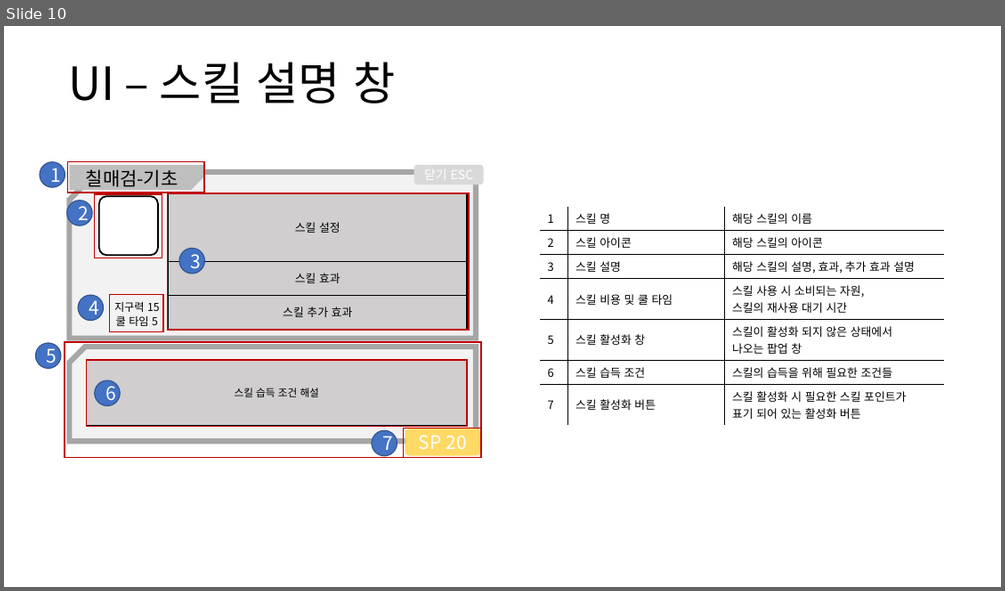
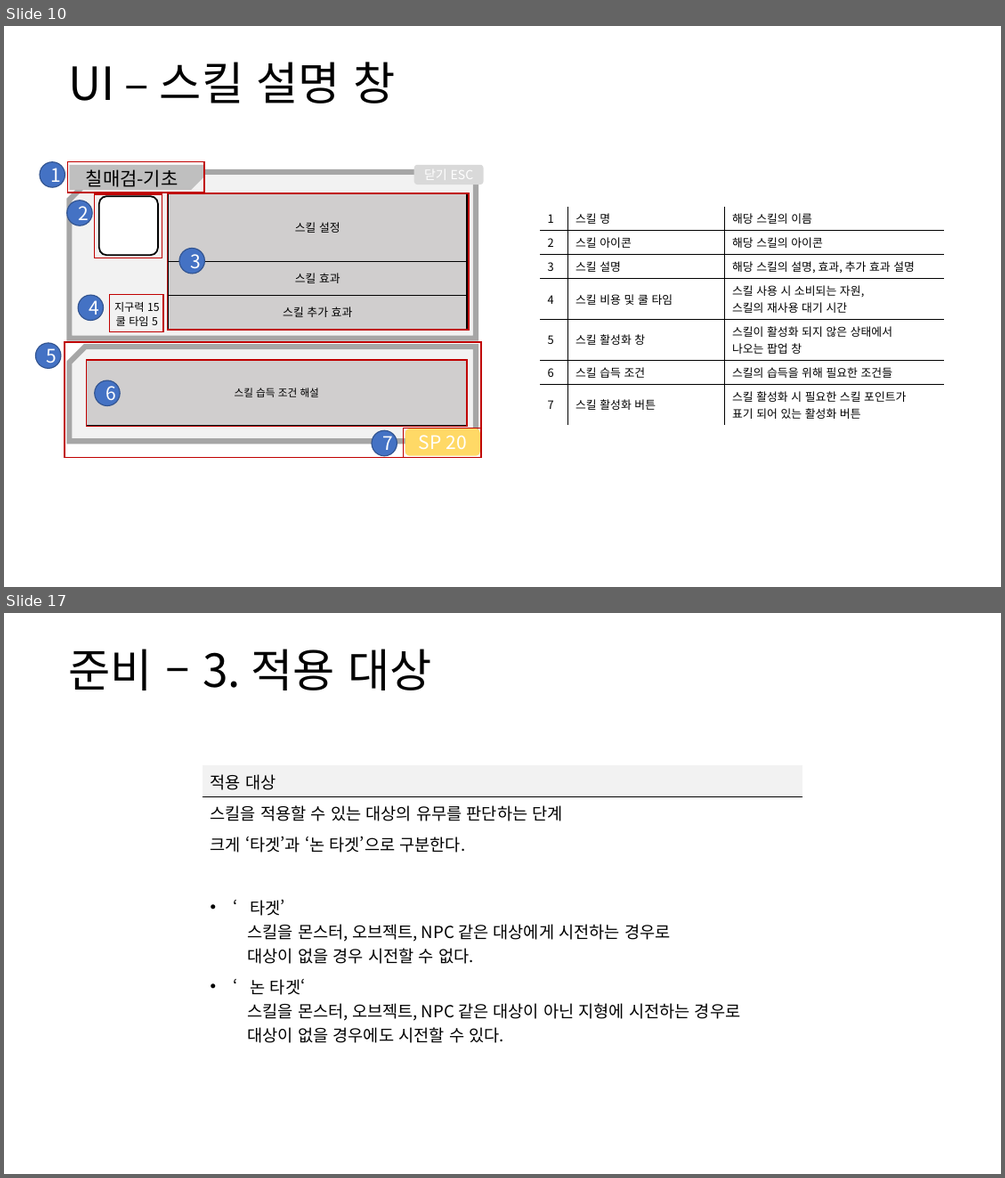
Before and after one commit to yjk0401/unityenginebasic_9th, a slide deck: 기획/방랑엽사전/스킬 시스템 기획서.pptx. Shown one above the other, each under a label of ours: slide 10 before the commit, slides 10 and 17 after it; the slides between them are not shown. The pictures are 1005x591 and 1005x1178 pixels, drawn with LibreOffice and Linux fonts; fonts in the diff are those of the drawing. Boxes give left, top, right and bottom in pixels: in the first picture for what was removed or moved away, otherwise in the second. Text is boxed around its words. In the diff, an @@ line names an element or a change of style, - is before the commit and + after.

```diff
--- a/기획/방랑엽사전/스킬 시스템 기획서.pptx
+++ b/기획/방랑엽사전/스킬 시스템 기획서.pptx
@@ slide 17 added at bbox=[4, 613, 1001, 1174], background #FFFFFF @@
@@ text added at bbox=[68, 649, 431, 690], 44 pt, text #000000 @@
+준비 – 3. 적용 대상
@@ table added at bbox=[202, 765, 802, 1046], 6 rows, 1 columns @@
+적용 대상
+스킬을 적용할 수 있는 대상의 유무를 판단하는 단계
+크게 ‘타겟’과 ‘논 타겟’으로 구분한다.
+
+‘타겟’ / 스킬을 몬스터, 오브젝트, NPC 같은 대상에게 시전하는 경우로 / 대상이 없을 경우 시전할 수 없다.
+‘논 타겟‘ / 스킬을 몬스터, 오브젝트, NPC 같은 대상이 아닌 지형에 시전하는 경우로 / 대상이 없을 경우에도 시전할 수 있다.
```
Also in this commit, not shown: 2 slides changed, 13 other slides added, 11 other files.
